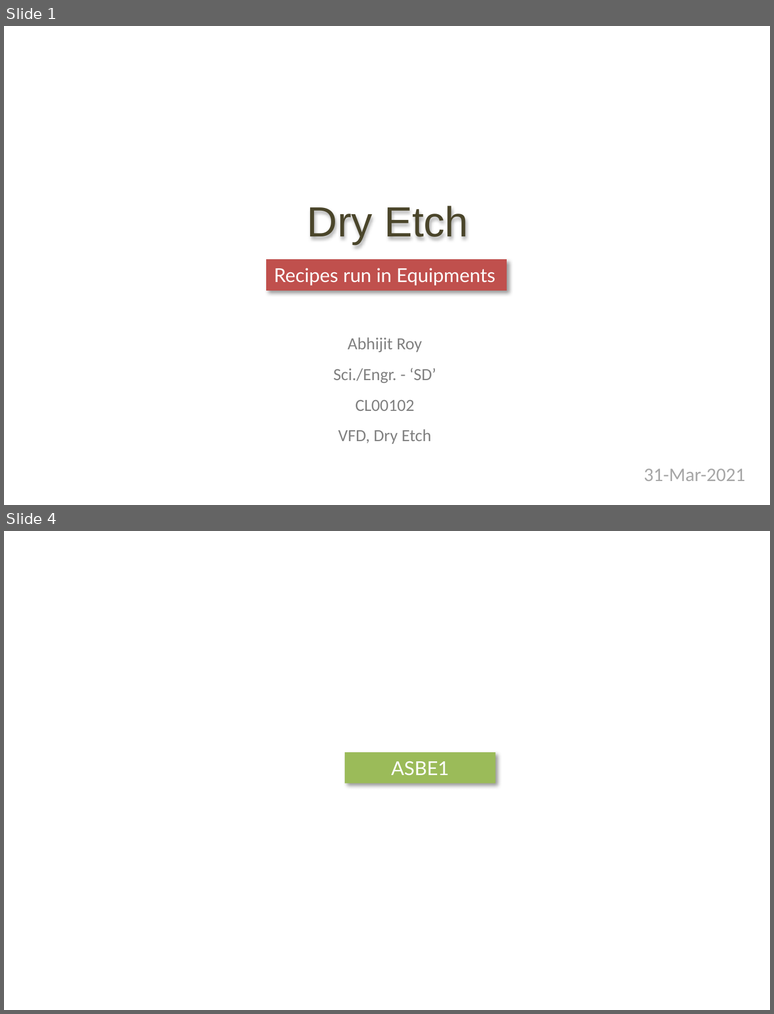
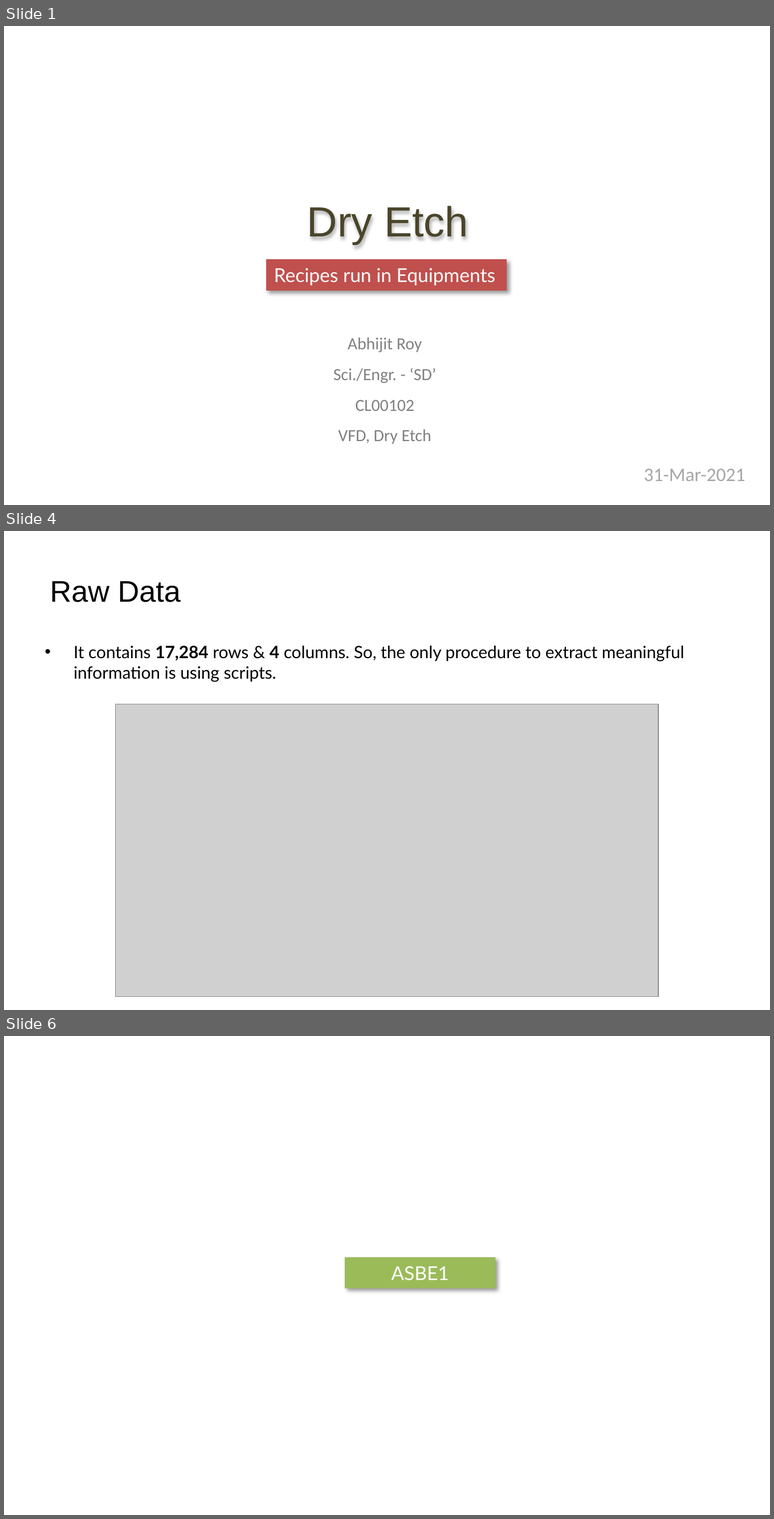
Before and after one commit to abhi3700/work-23, a slide deck: docs/dry_etch_recipes.pptx. Shown one above the other, each under a label of ours: slides 1 and 4 before the commit, slides 1, 4 and 6 after it; the slides between them are not shown. The pictures are 774x1014 and 774x1519 pixels, drawn with LibreOffice and Linux fonts; fonts in the diff are those of the drawing; grey boxes stand for pictures. Boxes give left, top, right and bottom in pixels: in the first picture for what was removed or moved away, otherwise in the second. Text is boxed around its words. In the diff, an @@ line names an element or a change of style, - is before the commit and + after.

```diff
--- a/docs/dry_etch_recipes.pptx
+++ b/docs/dry_etch_recipes.pptx
@@ slide 4 added at (4,531,770,1010), background #FFFFFF @@
@@ title added at (50,581,181,602), 28 pt, text #000000 @@
+Raw Data
@@ text added at (74,646,685,682), 16 pt, text #000000 @@
+• It contains 17,284 rows & 4 columns. So, the only procedure to extract meaningful information is using scripts.
@@ picture added at (116,704,659,996) @@
@@ what was slide 4 is now slide 6 @@
```
Also in this commit, not shown: 2 slides changed, 1 other slide added, 3 other files.
